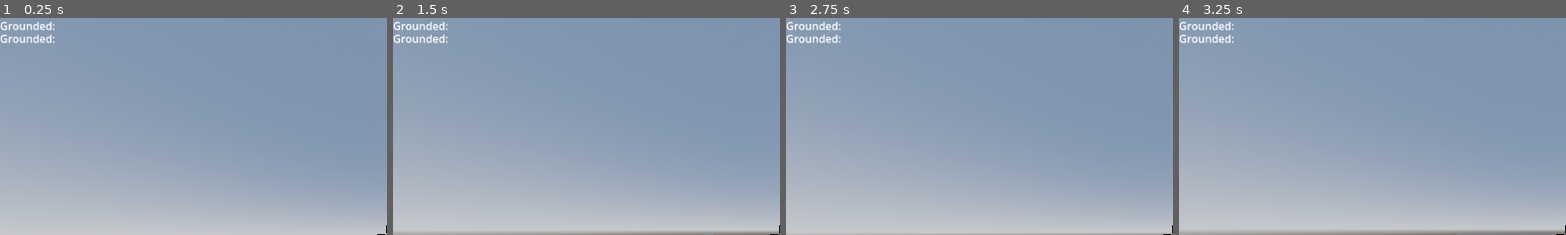
Above: before the commit, frames 1-4 (left to right).
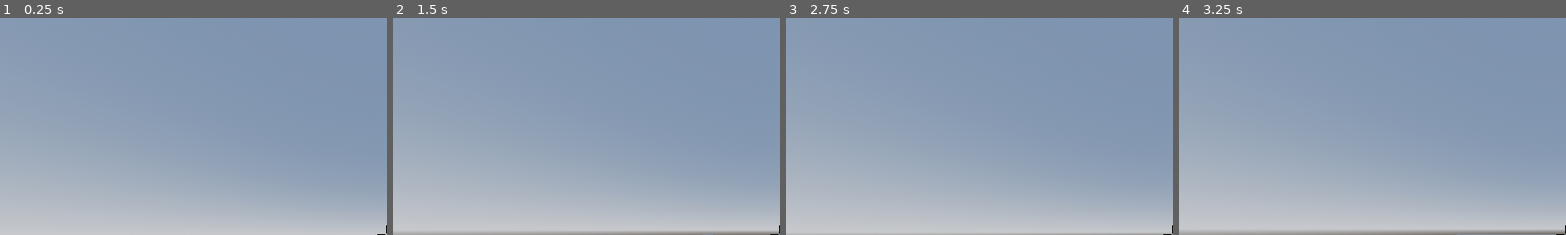
Above: after the commit, the same moments.

Repository: EthanTheEnigma/quake-godot-4-tutorial
Game: Godot game, scene res://test.tscn
Two runs of this game, one before a commit and one after it. Both use one fixed random seed, a clock stepped at 60 frames per second and the inputs below.
Inputs (mouse positions are % of the whole screen's width and height, from its top left):
- Up to frame 1 (0.25 s): no input
- Up to frame 2 (1.5 s): move the mouse to (72, 45) at 0.52 s; hold D (right) 0.53-1.28 s; click (72, 45) at 0.67 s; tap Space (jump) at 0.77 s; move the mouse to (45, 50) at 1.27 s; hold W (forward) from 1.28 s (still down)
- Up to frame 3 (2.75 s): keep holding W (forward); tap Space (jump) at 1.52 s; move the mouse to (52, 48) at 2.02 s
- Up to frame 4 (3.25 s): keep holding W (forward); move the mouse to (49, 52) at 2.77 s; tap Space (jump) at 3.02 s
The pictures show only the part of the screen within x 0-50%, y 0-50%; the shares and areas given below are measured in that part.

The runs differ from the first frame. In frame 1, 0.6% of the frame differs, in the area x 0-15%, y 1-12%; in frame 2, 0.6%; in frame 3, 0.6%; in frame 4, 0.6%.

Commit message:
removed some unnecessary stuff

Diff:
--- a/quake_character.gd
+++ b/quake_character.gd
@@ -2,8 +2,6 @@
 
 @onready var camera: Camera3D = $FPCamera
 @onready var speed_label: Label = $Control/Speed
-@onready var grounded_label: Label = $Control/GroundedLabel
-@onready var max_slope_label: Label = $Control/MaxSlopeLabel
 
 var mouse_sens: float = 0.001
 var friction: float = 4
--- a/quake_character.tscn
+++ b/quake_character.tscn
@@ -62,16 +62,3 @@
 [node name="Crosshair" type="Sprite2D" parent="Control/Control"]
 position = Vector2(20, 20)
 texture = ExtResource("2_00gm8")
-
-[node name="GroundedLabel" type="Label" parent="Control"]
-layout_mode = 0
-offset_right = 40.0
-offset_bottom = 23.0
-text = "Grounded: "
-
-[node name="MaxSlopeLabel" type="Label" parent="Control"]
-layout_mode = 0
-offset_top = 19.0
-offset_right = 87.0
-offset_bottom = 45.0
-text = "Grounded: "
